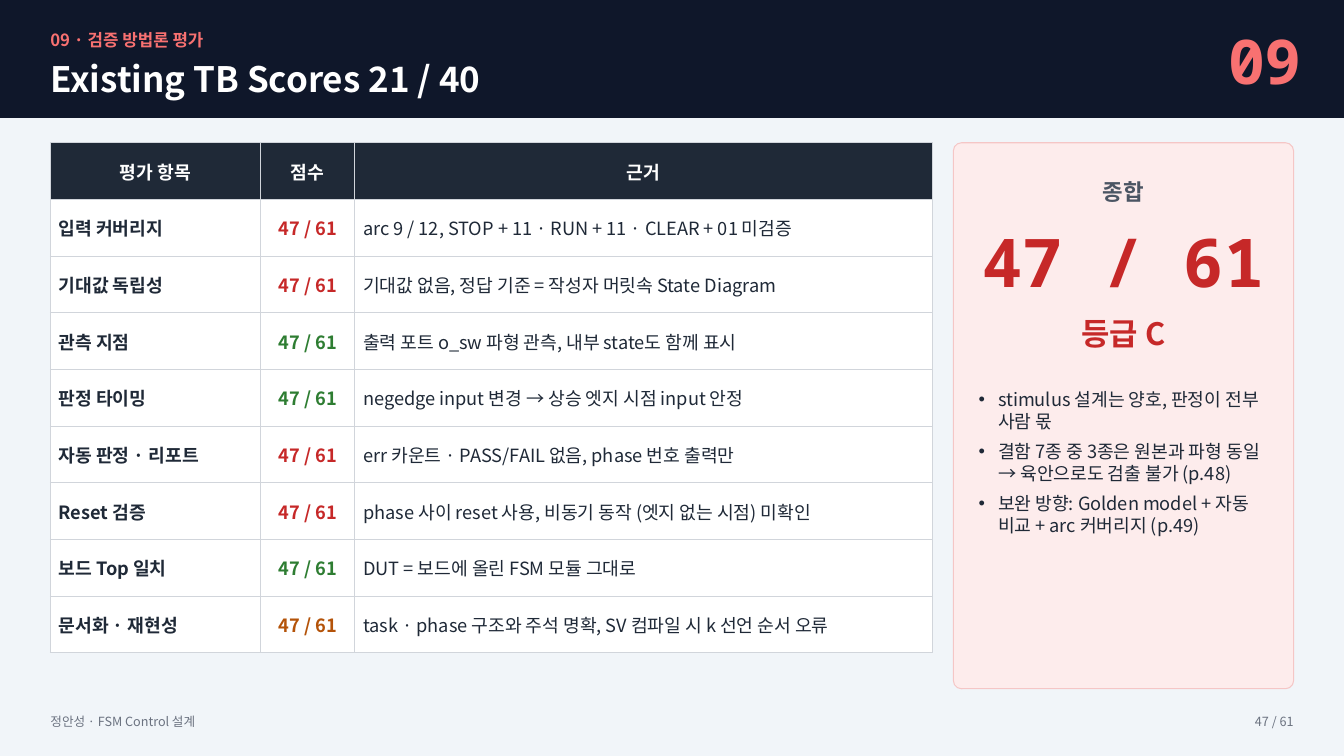
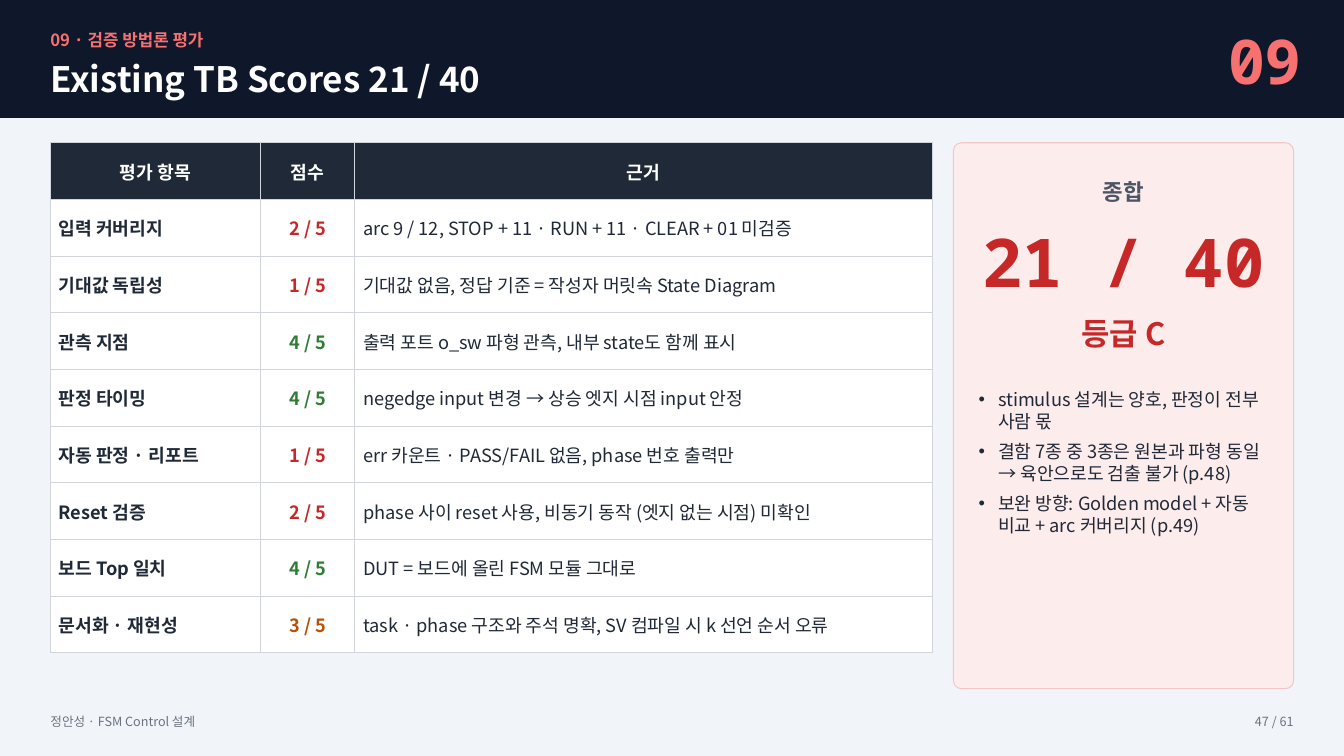
Before and after one commit to kimsacademy1234-max/System_Verilog, a slide deck: slide 47 of homework/1008_fsm_project/FSM_Control_정안성_new.pptx. Drawn at 1344x756 pixels with LibreOffice and Linux fonts; fonts in the diff are those of the drawing. Boxes give left, top, right and bottom in pixels: in the first picture for what was removed or moved away, otherwise in the second. Text is boxed around its words. In the diff, an @@ line names an element or a change of style, - is before the commit and + after.

```diff
--- a/homework/1008_fsm_project/FSM_Control_정안성_new.pptx
+++ b/homework/1008_fsm_project/FSM_Control_정안성_new.pptx
@@ table at bbox=[50, 143, 933, 653] @@
-row 2, column 2: 47 / 61
+row 2, column 2: 2 / 5
-row 3, column 2: 47 / 61
+row 3, column 2: 1 / 5
-row 4, column 2: 47 / 61
+row 4, column 2: 4 / 5
-row 5, column 2: 47 / 61
+row 5, column 2: 4 / 5
-row 6, column 2: 47 / 61
+row 6, column 2: 1 / 5
-row 7, column 2: 47 / 61
+row 7, column 2: 2 / 5
-row 8, column 2: 47 / 61
+row 8, column 2: 4 / 5
-row 9, column 2: 47 / 61
+row 9, column 2: 3 / 5
@@ text at bbox=[982, 238, 1265, 288]: text changed @@
-47 / 61
+21 / 40
```
Also in this commit, not shown: 5 other slides changed, 17 other files.
